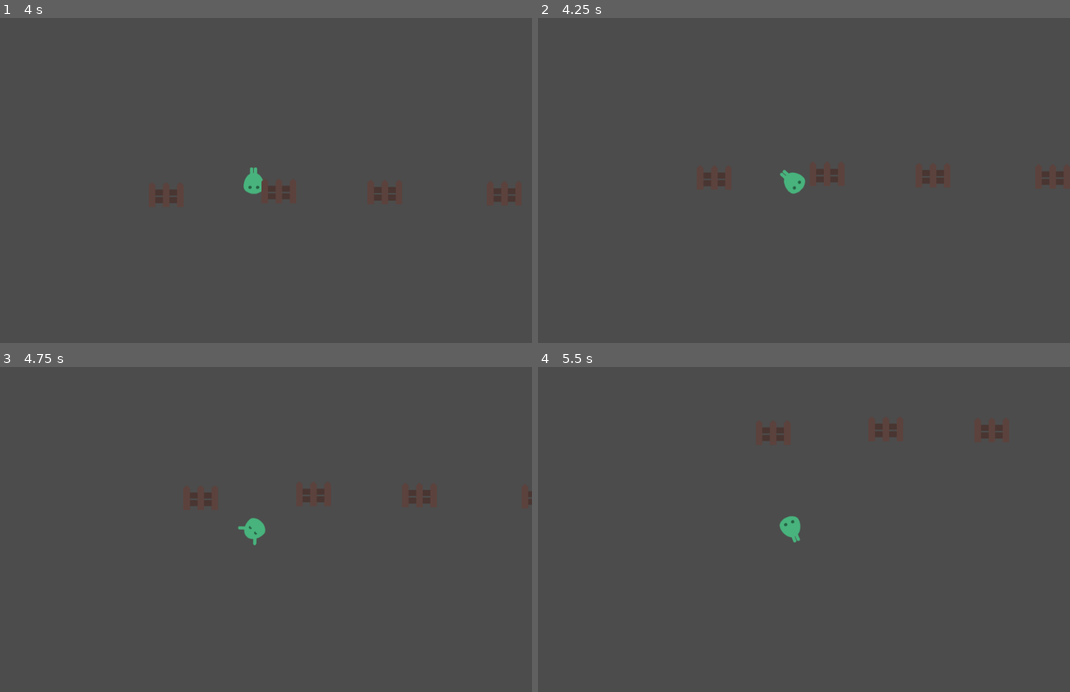
Above: before the commit, frames 1-4 (two rows, left to right).
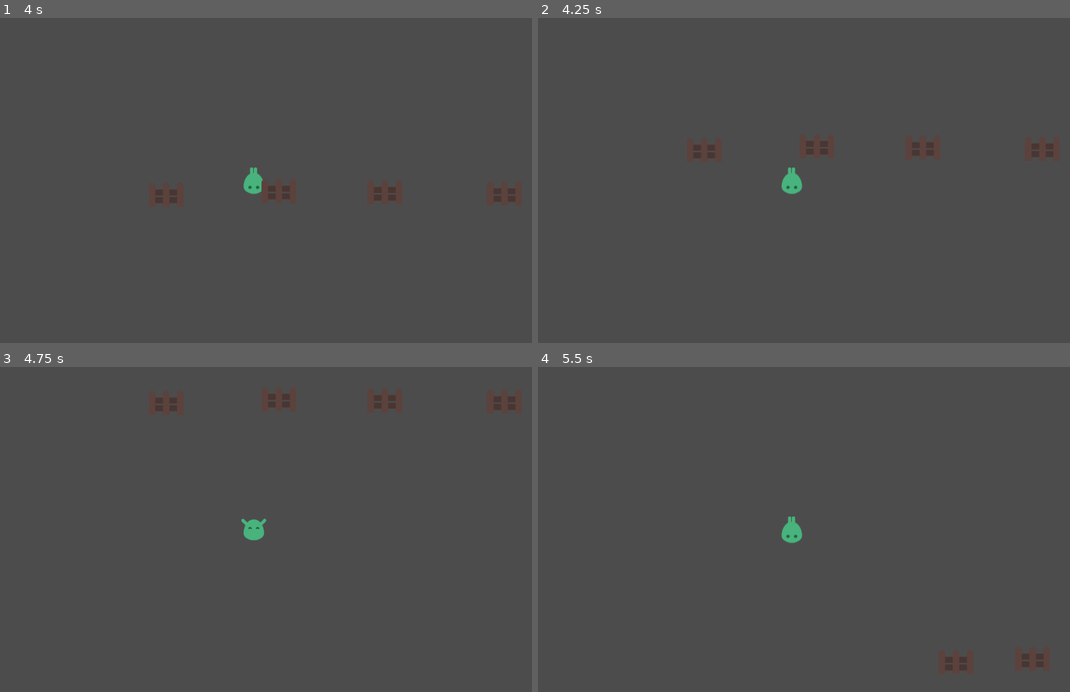
Above: after the commit, the same moments.

Repository: Lewkow/godot-testbed
Game: Godot game, scene res://World.tscn
Same seed, same stepped clock (60 frames per second), same inputs: the game is played once before the commit and once after it.
Inputs:
- Up to frame 1 (4 s): tap Enter at 0.5 s; tap Space at 1.25 s
- Up to frame 2 (4.25 s): no input
- Up to frame 3 (4.75 s): no input
- Up to frame 4 (5.5 s): no input

Frame 1 is identical in both runs. In frame 2, 0.8% of the frame differs, in the area x 29-99%, y 37-55%; in frame 3, 0.7%; in frame 4, 0.6%.

Commit message:
clear memory for platforms

Diff:
--- /dev/null
+++ b/Free-Fall/Platform.gd
@@ -0,0 +1,12 @@
+extends StaticBody2D
+
+var has_fallen = false
+
+func _on_VisibilityNotifier2D_viewport_entered(viewport):
+	if has_fallen == false:
+		has_fallen = true
+
+func _on_VisibilityNotifier2D_viewport_exited(viewport):
+	if has_fallen:
+		has_fallen = false
+		queue_free()
--- a/Free-Fall/Platform.tscn
+++ b/Free-Fall/Platform.tscn
@@ -1,11 +1,15 @@
-[gd_scene load_steps=3 format=2]
+[gd_scene load_steps=4 format=2]
 
 [ext_resource path="res://assets/fence.png" type="Texture" id=1]
+[ext_resource path="res://Platform.gd" type="Script" id=2]
 
 [sub_resource type="RectangleShape2D" id=1]
 extents = Vector2( 31.8916, 3.35387 )
 
 [node name="Platform" type="StaticBody2D"]
+collision_layer = 0
+collision_mask = 0
+script = ExtResource( 2 )
 
 [node name="Sprite" type="Sprite" parent="."]
 texture = ExtResource( 1 )
@@ -13,3 +17,7 @@
 [node name="CollisionShape2D" type="CollisionShape2D" parent="."]
 position = Vector2( 0, 20 )
 shape = SubResource( 1 )
+
+[node name="VisibilityNotifier2D" type="VisibilityNotifier2D" parent="."]
+[connection signal="viewport_entered" from="VisibilityNotifier2D" to="." method="_on_VisibilityNotifier2D_viewport_entered"]
+[connection signal="viewport_exited" from="VisibilityNotifier2D" to="." method="_on_VisibilityNotifier2D_viewport_exited"]
